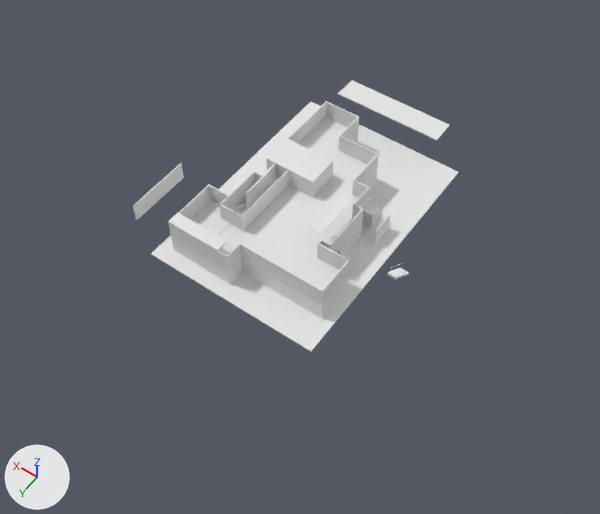
One commit to the OBJ model Assets/Props/building.obj: the scene before it, then after it.
The view is the same before and after, from a 50 mm lens placed at (-51.0, 82.3, 99.1), pointed at (-4.8, 17.6, -2.5). Arrows for +X, +Y and +Z are at lower left; the lights stay in place. Where no turn or scale is listed for an object, it has been applied to the vertices. Vertices at the same position are counted once.

The first picture shows 'building'.
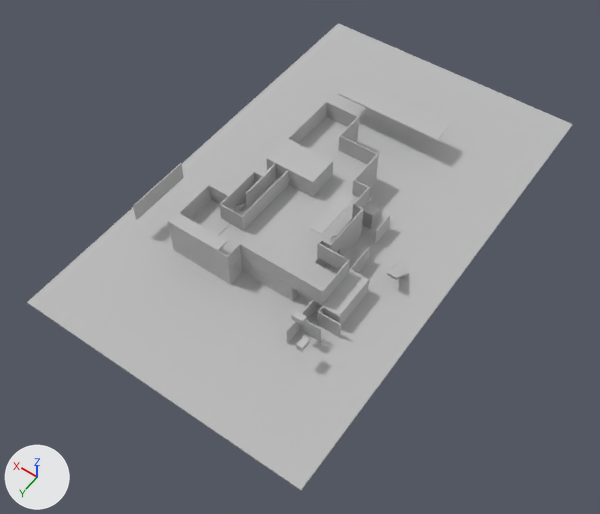
Edits to the bpy script that builds the scene:
```text
Change mat_initialshadinggroup:
    mat_initialshadinggroup.base_color: (0.8, 0.8, 0.8) -> (0.5, 0.5, 0.5)  # white #e7e7e7 -> grey #bcbcbc
Change me_building:
    used by ob_building; location = (0.0, 0.0, 0.0)
    remove me_building.from_pydata(...)  # 1922 vertices, 1567 faces; spans x -21.0..16.7, y -13.9..31.9, z 0.0..7.8
    add me_building.from_pydata(...)  # 2017 vertices, 1639 faces; spans x -27.4..21.2, y -31.6..49.0, z -0.1..7.8
    me_building part 1: a new loose piece, a box spanning x -13.51..-9.8, y 25.05..25.23, z 0.19..3.38, in mat_initialshadinggroup (grey #bcbcbc)
    me_building part 2: a new loose piece, a box spanning x -13.51..-13.32, y 25.23..32.76, z 0.19..3.38, in mat_initialshadinggroup (grey #bcbcbc)
    me_building part 3: a new loose piece, a box spanning x -15.3..-13.5, y 30.8..31.8, z 5.1..6.1, in mat_initialshadinggroup (grey #bcbcbc)
    me_building part 4: a new loose piece, a box spanning x -18.84..-15.04, y 27.62..27.8, z 0.19..3.38, in mat_initialshadinggroup (grey #bcbcbc)
    me_building part 5: a new loose piece, a box spanning x -17.4..-16.4, y 33.0..34.8, z 4.3..5.3, in mat_initialshadinggroup (grey #bcbcbc)
    me_building part 6: a new loose piece, a box spanning x -17.03..-13.51, y 29.79..29.98, z 0.19..3.38, in mat_initialshadinggroup (grey #bcbcbc)
    me_building part 7: a new loose piece, a box spanning x -17.98..-15.23, y 26.52..26.7, z 0.19..3.38, in mat_initialshadinggroup (grey #bcbcbc)
    me_building part 8: a new loose piece, a box spanning x -27.36..21.25, y -31.56..49.01, z -0.07..0.19, in mat_initialshadinggroup (grey #bcbcbc)
    me_building part 9: a new loose piece, a box spanning x -17.917..-13.321, y 25.233..26.593, z 3.379..3.471, in mat_initialshadinggroup (grey #bcbcbc)
    me_building part 10: a new loose piece of 28 vertices spanning x -17.9..-9.8, y 13.9..26.4, z 0.2..3.5, in mat_initialshadinggroup (grey #bcbcbc)
    me_building part 11
    29 vertices are removed from x -16.9..12.7, y -10.1..31.9, z 0.0..3.5
    44 faces are deleted
    20 new faces join them
```

What differs and where, as boxes [x1, y1, x2, y2] in the pictures (600 x 514 px):
'building', recoloured, reshaped (white to grey, 67% wider, 71% taller)
    before: [133, 80, 459, 352]
    after: [27, 23, 573, 490]
part 1 of me_building, added
    after: [298, 291, 312, 302]
part 2 of me_building, added
    after: [286, 300, 319, 343]
part 3 of me_building, added
    after: [291, 310, 307, 325]
part 4 of me_building, added
    after: [317, 311, 341, 338]
part 5 of me_building, added
    after: [296, 335, 310, 352]
part 6 of me_building, added
    after: [299, 320, 321, 342]
part 7 of me_building, added
    after: [323, 307, 340, 323]
part 8 of me_building, added
    after: [27, 23, 573, 490]
part 9 of me_building, added
    after: [312, 299, 345, 316]
part 10 of me_building, added
    after: [301, 247, 370, 325]
part 11 of me_building, cut back
    before: [151, 102, 459, 352]
    after: [291, 237, 334, 301]
